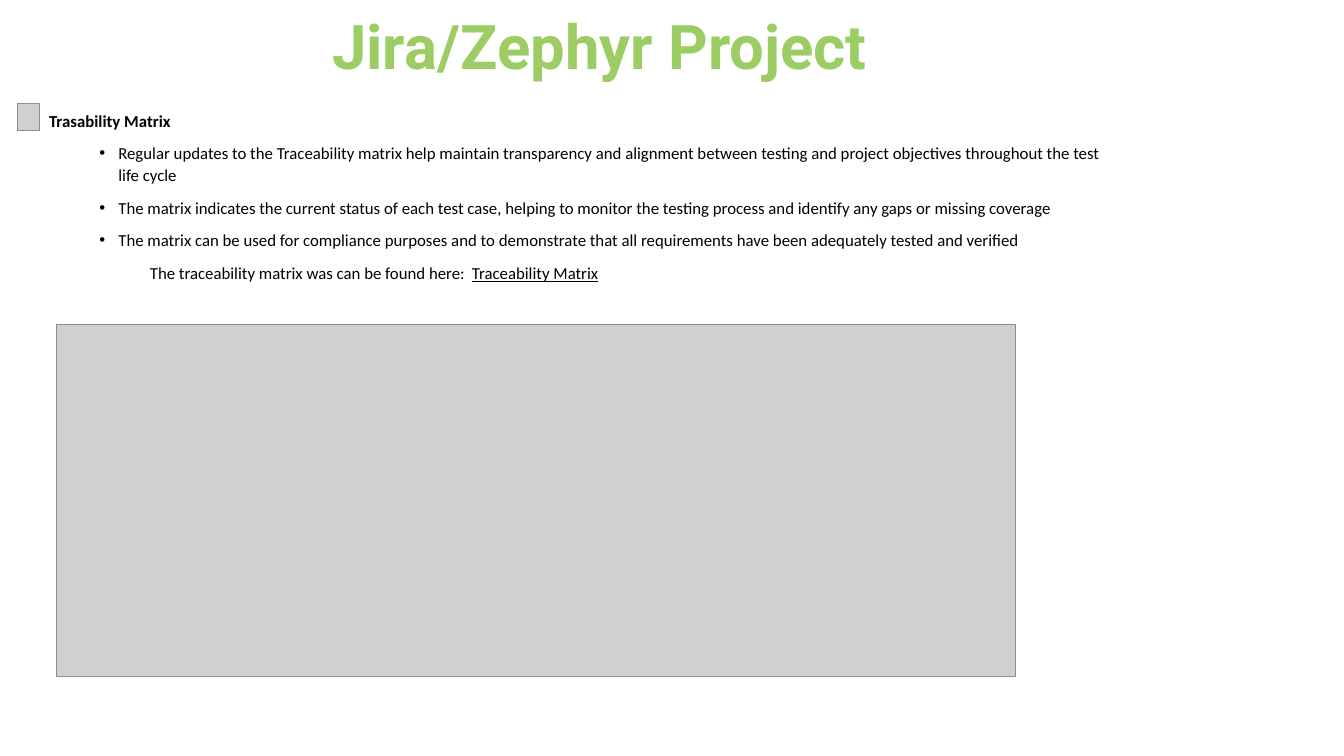
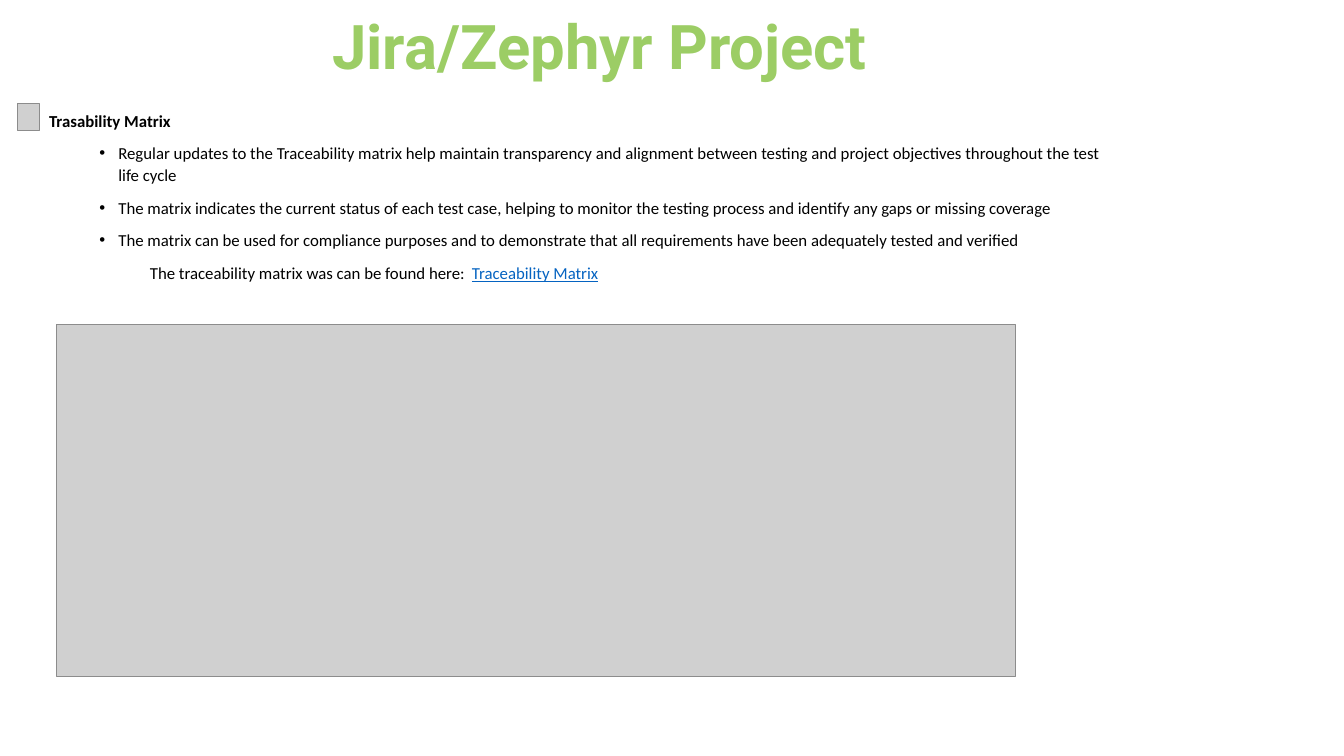
Before and after one commit to AlinT84/Testing-Project-for-Automation-Exercise-E-commerce-Website, a slide deck: slide 13 of Testing Project for Automation Exercise E-commerce Website.pptx. Drawn at 1344x756 pixels with LibreOffice and Linux fonts; fonts in the diff are those of the drawing; grey boxes stand for pictures; background and template pictures are left out. Boxes give left, top, right and bottom in pixels: in the first picture for what was removed or moved away, otherwise in the second. Text is boxed around its words. In the diff, an @@ line names an element or a change of style, - is before the commit and + after.

```diff
--- a/Testing Project for Automation Exercise E-commerce Website.pptx
+++ b/Testing Project for Automation Exercise E-commerce Website.pptx
@@ text at <box>150,267,598,282</box>: text colour #000000 to #0563C1 in "Traceability Matrix" @@
```
Also in this commit, not shown: 2 other slides changed.
